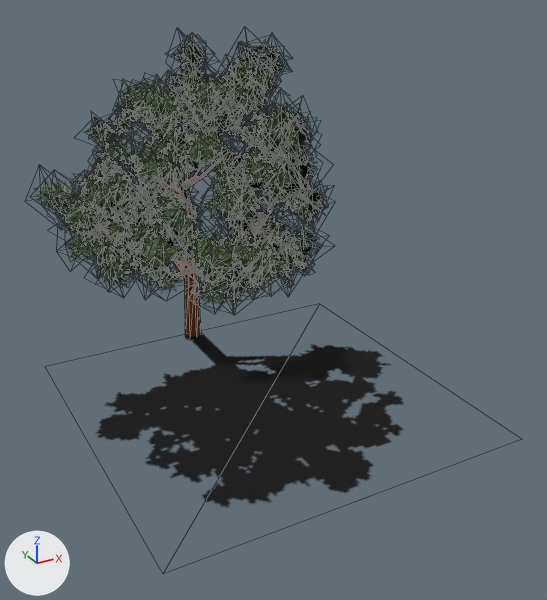
An edit to the glTF model scenery/models/tree.glb, drawn before and after from the same camera.
The view is the same before and after, from a camera (50 mm lens) standing at (-12.3, -30.1, 16.0) and looking at (1.2, -5.6, 3.8). The axes (+X, +Y, +Z) are drawn at lower left. The lights are the same throughout. Mesh edges are drawn as thin lines. Vertices at the same position are counted once.

The first picture shows 'base', 'leaves', 'shadow'.
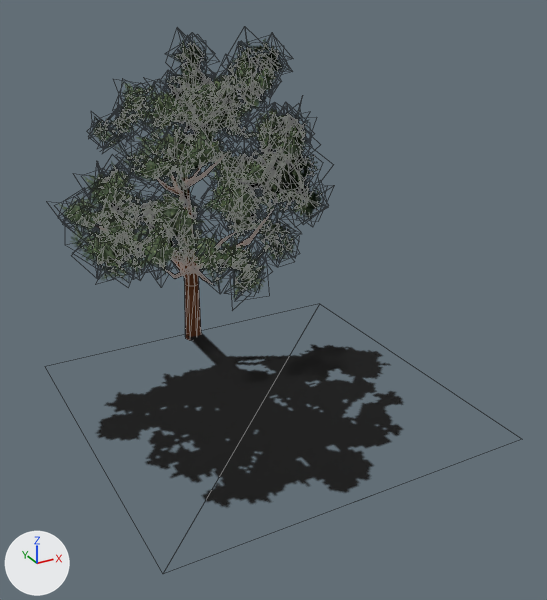
Patch to the scene script:
```diff
--- a/scenery/models/tree.glb.py
+++ b/scenery/models/tree.glb.py
@@ me_msh_leaves @@
 # used by ob_leaves; location = (0.08, 0.1, -0.11)
-me_msh_leaves.from_pydata(...)  # 2536 vertices, 1716 faces; spans x -6.74..7.12, y -7.04..6.97, z 2.79..13.97
+me_msh_leaves.from_pydata(...)  # 1790 vertices, 1164 faces; spans x -6.22..6.48, y -7.0..5.83, z 3.29..13.97
+# me_msh_leaves part 1: 105 loose pieces with 630 vertices, spanning x -6.74..7.12, y -7.04..6.97, z 2.79..13.08, are deleted
+# me_msh_leaves part 2
+# 116 vertices are removed from x -5.9..6.52, y -6.79..6.39, z 4.01..12.37
+# 144 faces are deleted
+# 16 new faces join them
 me_msh_leaves.materials.append(mat_mat_leaves)
```

Boxes [x1, y1, x2, y2] around the edits, measured in the pictures (547 x 600 px):
'leaves', reshaped (9% narrower): before [33, 39, 326, 306]; after [59, 39, 325, 299]
part 1 of me_msh_leaves, deleted: before [33, 64, 326, 306]
part 2 of me_msh_leaves, cut back: before [68, 71, 320, 299]; after [91, 78, 278, 217]
